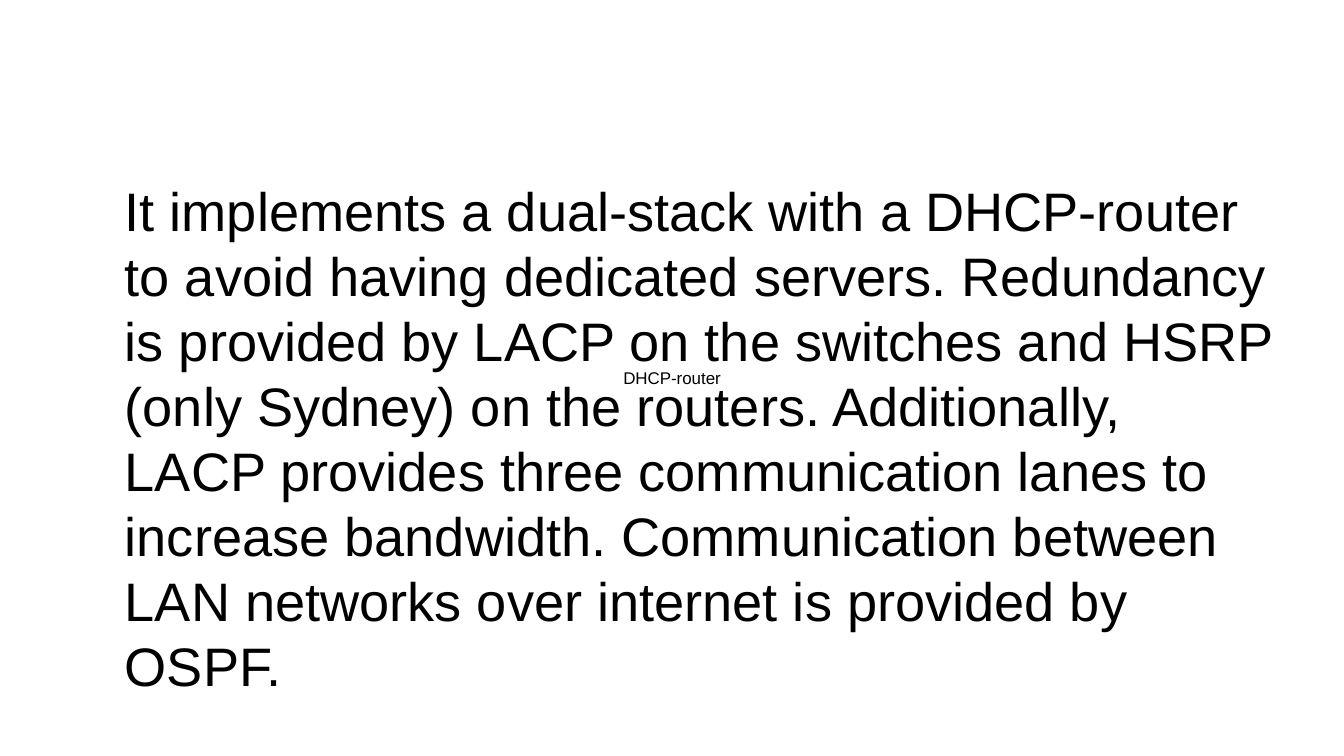
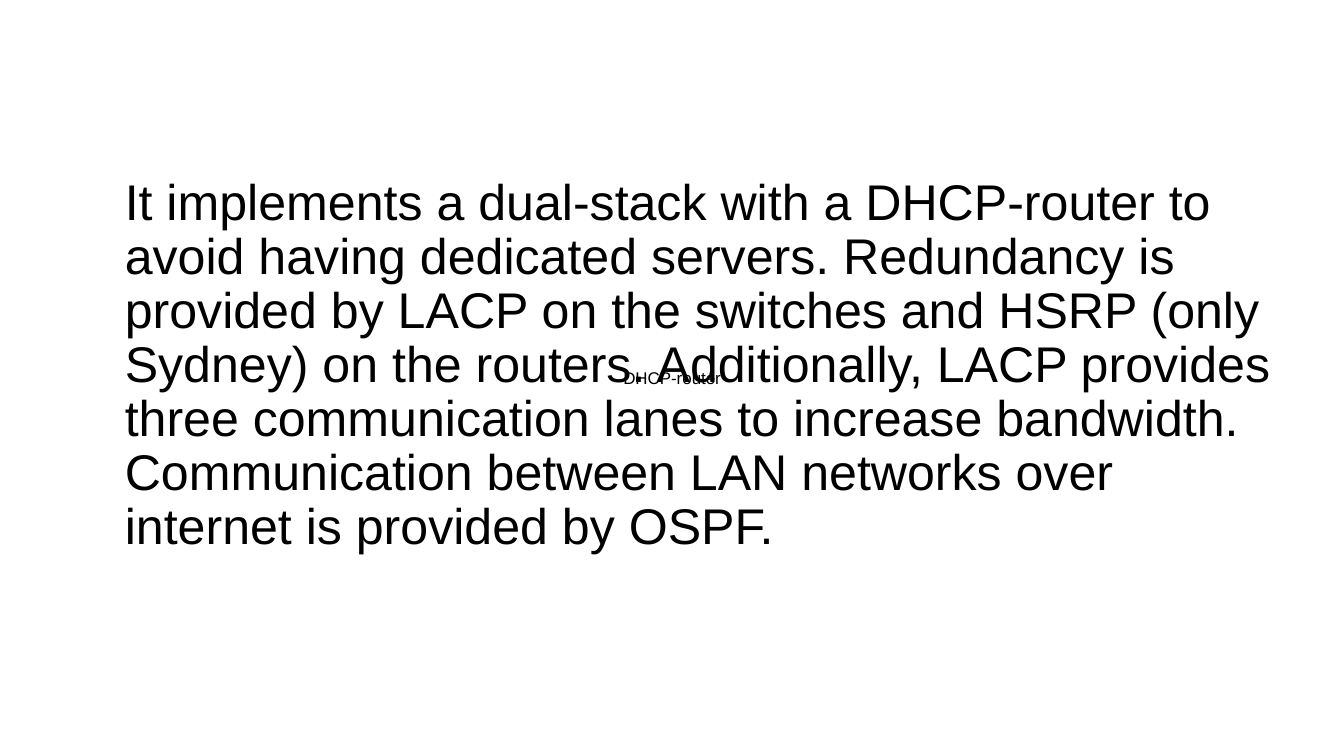
Before and after one commit to Advanced-Diploma-of-IT-Tel-Network-Eng/Assessments, a slide deck: slide 18 of TERM1-BLOCK1/2-ICTNWK541-Configure_Verify_Troubleshoot_WAN_links-IP_services/Assessmet_Task2/Task2/PacketTracer/guide-presentation.pptx. Drawn at 1344x756 pixels with LibreOffice and Linux fonts; fonts in the diff are those of the drawing. Boxes give left, top, right and bottom in pixels: in the first picture for what was removed or moved away, otherwise in the second. Text is boxed around its words. In the diff, an @@ line names an element or a change of style, - is before the commit and + after.

```diff
--- a/TERM1-BLOCK1/2-ICTNWK541-Configure_Verify_Troubleshoot_WAN_links-IP_services/Assessmet_Task2/Task2/PacketTracer/guide-presentation.pptx
+++ b/TERM1-BLOCK1/2-ICTNWK541-Configure_Verify_Troubleshoot_WAN_links-IP_services/Assessmet_Task2/Task2/PacketTracer/guide-presentation.pptx
@@ text "It implements a dual-stack with ..." at (125,183,1270,555): size 32 to 29.6 pt; line spacing 1 to 0.9 @@
```
Also in this commit, not shown: 5 other slides changed, 1 slide added, 2 slides removed, 9 other files.
